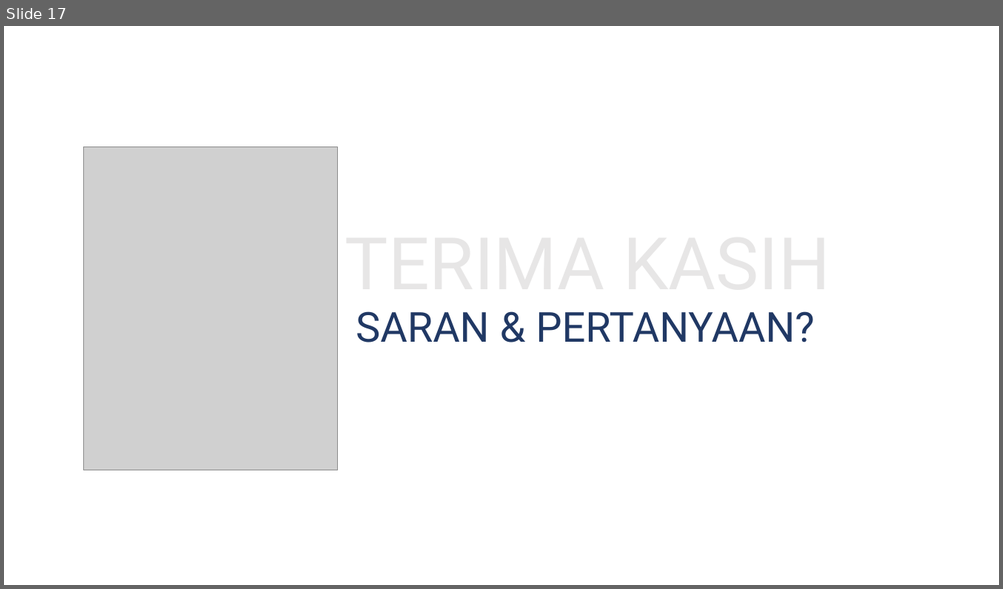
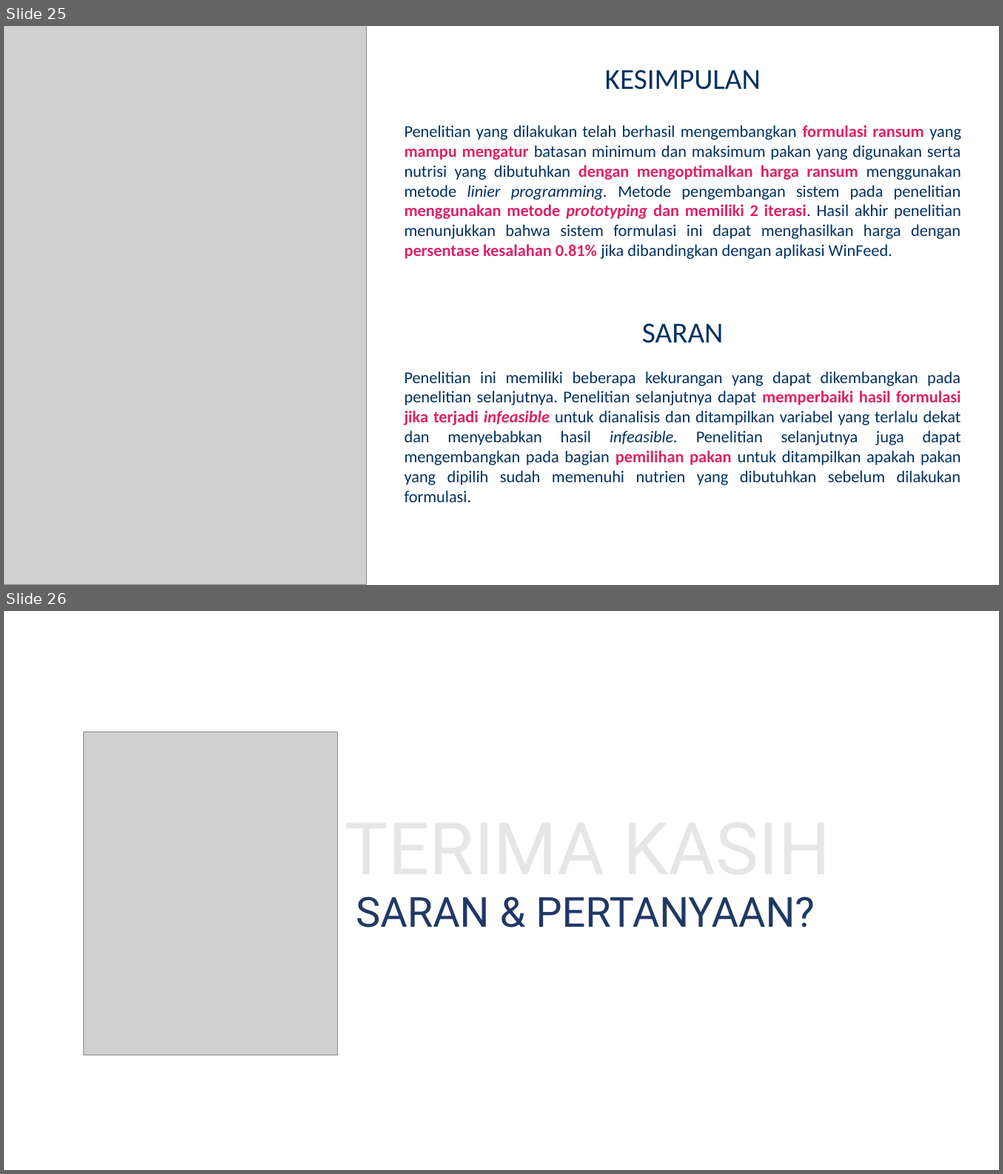
Before and after one commit to alinnural/skripsi, a slide deck: PENULISAN/Kolokium/Kolokium_G64154068_040917.pptx. Shown one above the other, each under a label of ours: slide 17 before the commit, slides 25 and 26 after it. The pictures are 1003x589 and 1003x1174 pixels, drawn with LibreOffice and Linux fonts; fonts in the diff are those of the drawing; grey boxes stand for pictures. Boxes give left, top, right and bottom in pixels: in the first picture for what was removed or moved away, otherwise in the second. Text is boxed around its words. In the diff, an @@ line names an element or a change of style, - is before the commit and + after.

```diff
--- a/PENULISAN/Kolokium/Kolokium_G64154068_040917.pptx
+++ b/PENULISAN/Kolokium/Kolokium_G64154068_040917.pptx
@@ slide 25 added at [4, 26, 999, 585], background #FFFFFF @@
@@ picture added at [4, 26, 367, 585] @@
@@ title added at [605, 70, 760, 90], 28 pt, text #023160 @@
+KESIMPULAN
@@ text added at [404, 125, 961, 259], 16 pt, text #023160 @@
+Penelitian yang dilakukan telah berhasil mengembangkan formulasi ransum yang mampu mengatur batasan minimum dan maksimum pakan yang digunakan serta nutrisi yang dibutuhkan dengan mengoptimalkan harga ransum menggunakan metode linier programming. Metode pengembangan sistem pada penelitian menggunakan metode prototyping dan memiliki 2 iterasi. Hasil akhir penelitian menunjukkan bahwa sistem formulasi ini dapat menghasilkan harga dengan persentase kesalahan 0.81% jika dibandingkan dengan aplikasi WinFeed.
@@ text added at [642, 323, 723, 343], 28 pt, text #023160 @@
+SARAN
@@ text added at [404, 372, 961, 503], 16 pt, text #023160 @@
+Penelitian ini memiliki beberapa kekurangan yang dapat dikembangkan pada penelitian selanjutnya. Penelitian selanjutnya dapat memperbaiki hasil formulasi jika terjadi infeasible untuk dianalisis dan ditampilkan variabel yang terlalu dekat dan menyebabkan hasil infeasible. Penelitian selanjutnya juga dapat mengembangkan pada bagian pemilihan pakan untuk ditampilkan apakah pakan yang dipilih sudah memenuhi nutrien yang dibutuhkan sebelum dilakukan formulasi.
@@ what was slide 17 is now slide 26 @@
```
Also in this commit, not shown: 7 slides changed, 10 other slides added, 2 slides removed, 2 other files.
